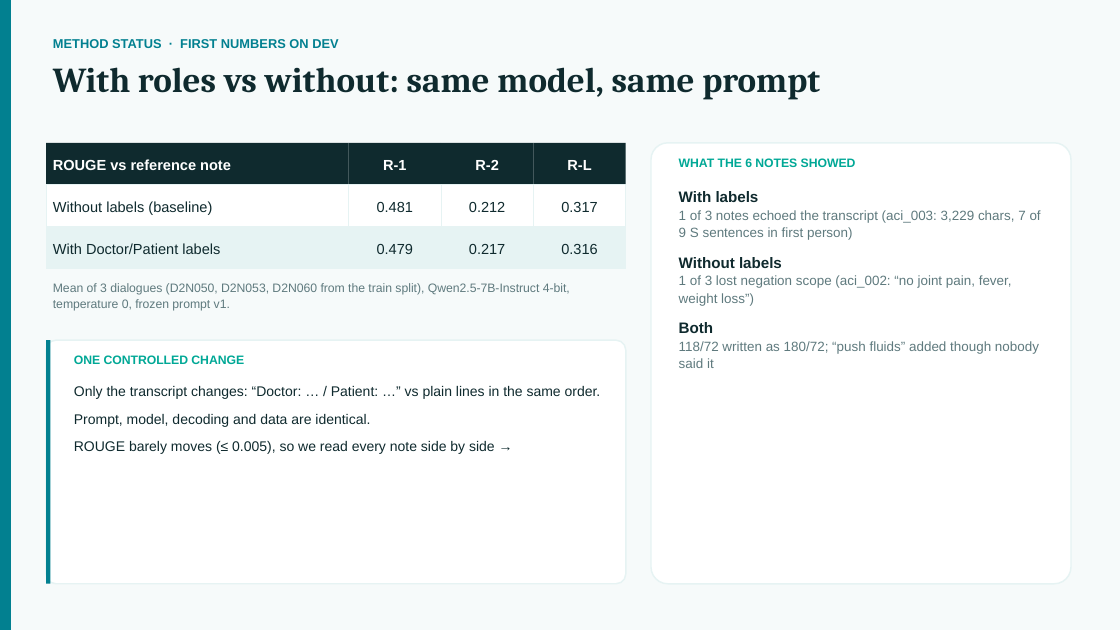
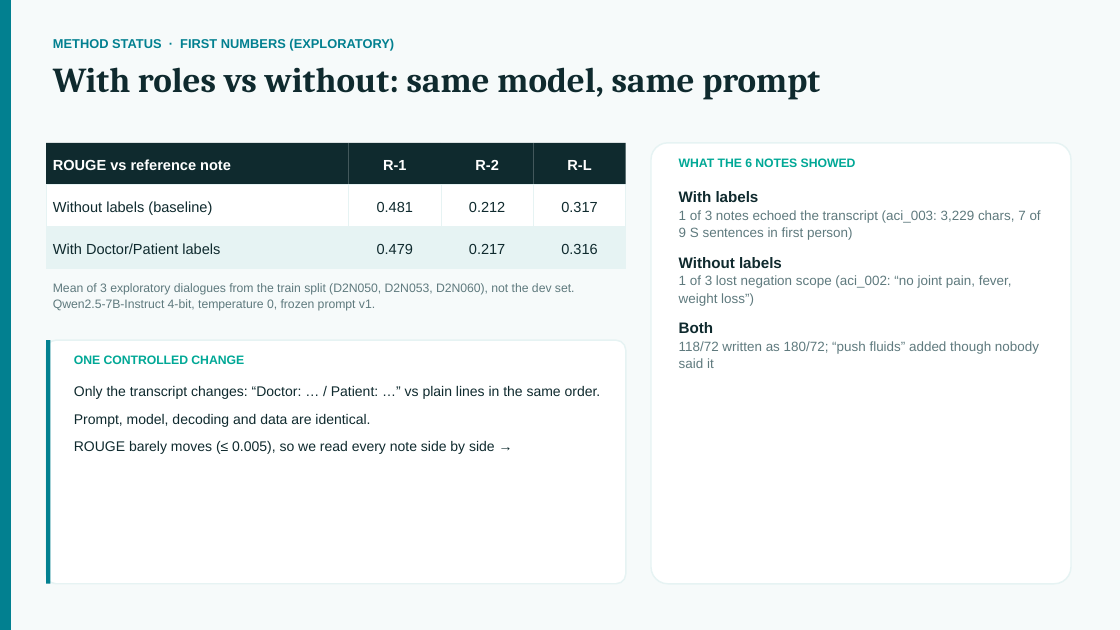
Before and after one commit to Pikseel/medscribe, a slide deck: slide 9 of results/medscribe_midproject.pptx. Drawn at 1120x630 pixels with LibreOffice and Linux fonts; fonts in the diff are those of the drawing. Boxes give left, top, right and bottom in pixels: in the first picture for what was removed or moved away, otherwise in the second. Text is boxed around its words. In the diff, an @@ line names an element or a change of style, - is before the commit and + after.

```diff
--- a/results/medscribe_midproject.pptx
+++ b/results/medscribe_midproject.pptx
@@ text at (53,38,394,51): text changed @@
-METHOD STATUS · FIRST NUMBERS ON DEV
+METHOD STATUS · FIRST NUMBERS (EXPLORATORY)
@@ text at (53,283,575,311): text changed @@
-Mean of 3 dialogues (D2N050, D2N053, D2N060 from the train split), Qwen2.5-7B-Instruct 4-bit, temperature 0, frozen prompt v1.
+Mean of 3 exploratory dialogues from the train split (D2N050, D2N053, D2N060), not the dev set. Qwen2.5-7B-Instruct 4-bit, temperature 0, frozen prompt v1.
```
Also in this commit, not shown: 7 other slides changed, 4 other files.
